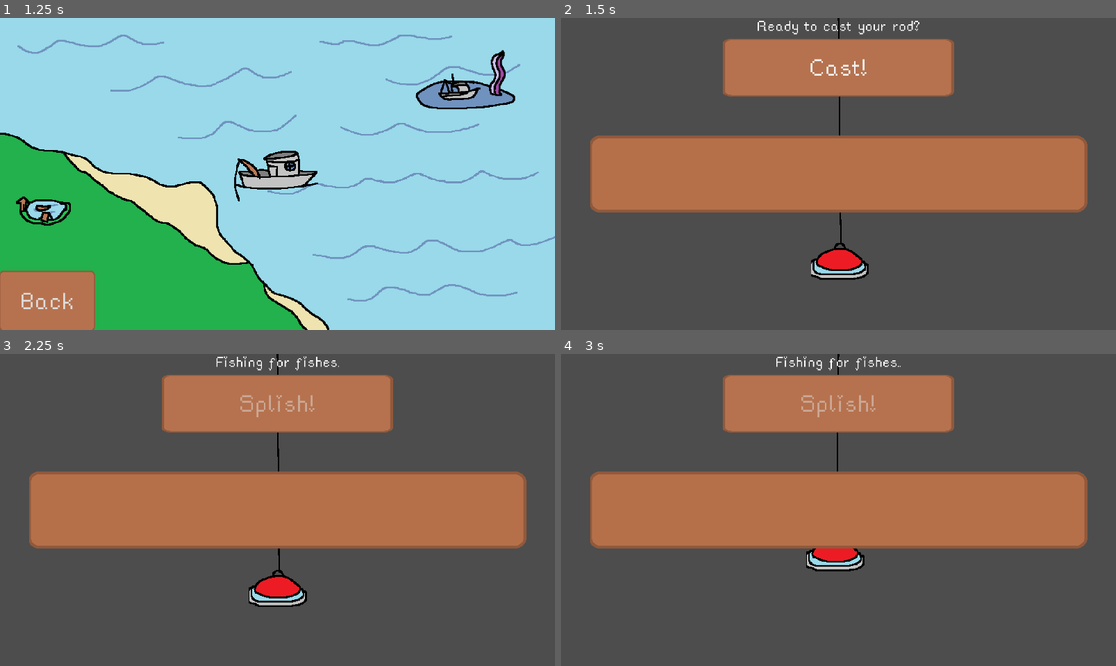
Above: before the commit, frames 1-4 (two rows, left to right).
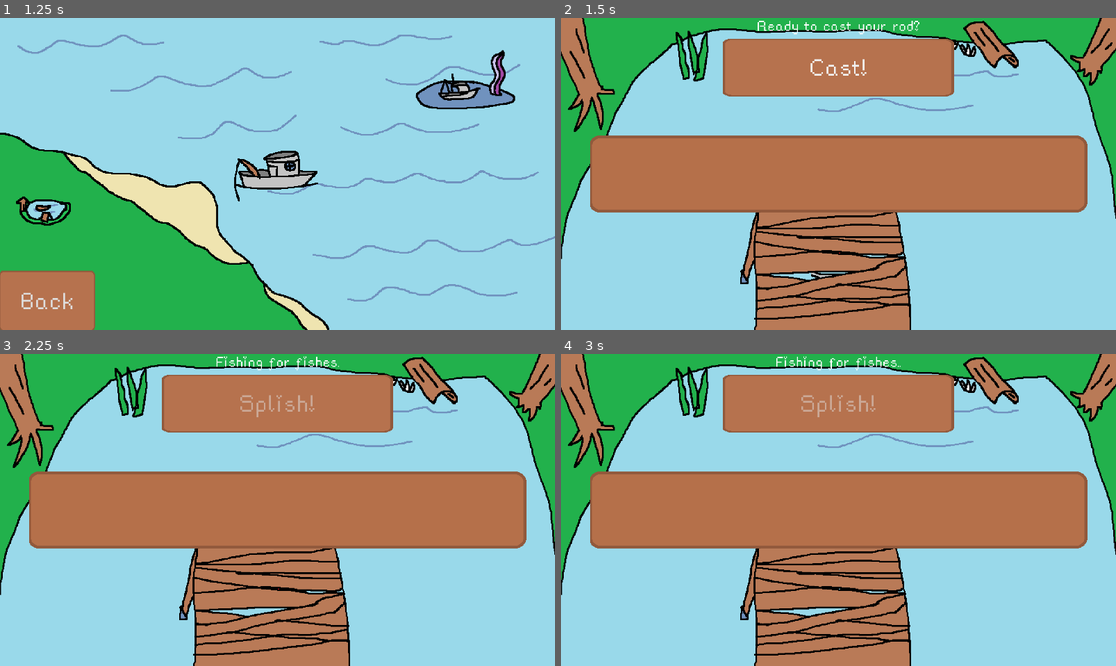
Above: after the commit, the same moments.

Repository: flowerFawn/the-key-to-fishing
Game: Godot game, scene res://scenes/main_menu.tscn
The game is run twice, just before and just after one commit, with the same random seed, the same clock (stepped at 60 frames per second) and the same inputs.
Inputs (mouse positions are in pixels of both pictures, inside the frame that each line leads up to):
- Up to frame 1 (1.25 s): click "Go fishing!" at 0.5 s
- Up to frame 2 (1.5 s): click (616, 208) at 1.25 s
- Up to frame 3 (2.25 s): click "Cast!" at 2 s
- Up to frame 4 (3 s): move the mouse to (838, 522) at 2.77 s

Frame 1 is identical in both runs. In frame 2, 70% of the frame differs, in the area x 0-100%, y 0-100%; in frame 3, 70%; in frame 4, 70%.

Commit message:
added foreground and background for easy
also fixed something I fucked up with the rick text display

Diff:
--- a/scenes/typing_scene.tscn
+++ b/scenes/typing_scene.tscn
@@ -7,6 +7,8 @@
 [ext_resource type="Script" path="res://scripts/fishing_graphics.gd" id="4_o8q2k"]
 [ext_resource type="Texture2D" uid="uid://cy2d5ayix2b6a" path="res://assets/ui/buttons/easy_inputbox.png" id="5_1f7rj"]
 [ext_resource type="Texture2D" uid="uid://dvvsvih65qakf" path="res://assets/images/bob.png" id="5_1o12r"]
+[ext_resource type="Texture2D" uid="uid://c6e3oghcymowe" path="res://assets/ui/backgrounds/easy_background.png" id="8_bcbk5"]
+[ext_resource type="Texture2D" uid="uid://uat71opfgxal" path="res://assets/ui/backgrounds/easy_foreground.png" id="9_50pos"]
 
 [node name="TypingScene" type="Node2D"]
 script = ExtResource("1_4430f")
@@ -24,7 +26,7 @@
 metadata/_edit_use_anchors_ = true
 
 [node name="InputBox" type="LineEdit" parent="CanvasLayer/Control"]
-z_index = 1
+z_index = 3
 layout_mode = 1
 anchors_preset = -1
 anchor_left = 0.5
@@ -40,7 +42,7 @@
 editable = false
 
 [node name="WordDisplay" type="Label" parent="CanvasLayer/Control"]
-z_index = 1
+z_index = 3
 layout_mode = 1
 anchors_preset = -1
 anchor_left = 0.5
@@ -56,7 +58,7 @@
 horizontal_alignment = 1
 
 [node name="CastButton" type="Button" parent="CanvasLayer/Control"]
-z_index = 1
+z_index = 3
 layout_mode = 1
 anchors_preset = -1
 anchor_left = 0.29
@@ -72,7 +74,7 @@
 
 [node name="ToFishView" type="Button" parent="CanvasLayer/Control"]
 visible = false
-z_index = 1
+z_index = 3
 layout_mode = 1
 anchors_preset = -1
 anchor_left = 0.308
@@ -91,7 +93,7 @@
 
 [node name="ToRetry" type="Button" parent="CanvasLayer/Control"]
 visible = false
-z_index = 1
+z_index = 3
 layout_mode = 1
 anchors_preset = -1
 anchor_left = 0.308
@@ -109,7 +111,7 @@
 script = ExtResource("3_7a13b")
 
 [node name="RichTextDisplay" type="RichTextLabel" parent="CanvasLayer/Control"]
-z_index = 2
+z_index = 3
 layout_mode = 1
 anchors_preset = -1
 anchor_left = 0.5
@@ -129,7 +131,7 @@
 script = ExtResource("4_54bab")
 
 [node name="VisualInputBox" type="Sprite2D" parent="CanvasLayer/Control"]
-z_index = 1
+z_index = 2
 position = Vector2(961, 540)
 scale = Vector2(2, 2)
 texture = ExtResource("5_1f7rj")
@@ -151,9 +153,21 @@
 default_color = Color(0, 0, 0, 1)
 
 [node name="Bob" type="Sprite2D" parent="FishingGraphics"]
+z_index = 1
 position = Vector2(964, 854)
 scale = Vector2(2, 2)
 texture = ExtResource("5_1o12r")
+
+[node name="Background" type="TextureRect" parent="FishingGraphics"]
+offset_right = 1920.0
+offset_bottom = 1080.0
+texture = ExtResource("8_bcbk5")
+
+[node name="Foreground" type="TextureRect" parent="FishingGraphics"]
+z_index = 2
+offset_right = 1920.0
+offset_bottom = 1080.0
+texture = ExtResource("9_50pos")
 
 [connection signal="focus_exited" from="CanvasLayer/Control/InputBox" to="." method="_on_input_box_focus_exited"]
 [connection signal="text_changed" from="CanvasLayer/Control/InputBox" to="." method="_on_input_box_text_changed"]
--- a/scripts/rich_text_display.gd
+++ b/scripts/rich_text_display.gd
@@ -56,7 +56,6 @@
 		i += 1
 	if len(goal_word) > i:
 		#adds the rest of the goal word to the end
-		coloured_text += "[/color]"
 		coloured_text += "[color=%s]" % untyped_colour
 		coloured_text += goal_word.right(len(goal_word) - (i))
 	coloured_text += "[/color]"
Binary file changed: assets/ui/backgrounds/easy_background.png
Binary file added: assets/ui/backgrounds/easy_foreground.png
Not shown, added: assets/ui/backgrounds/easy_foreground.png.import
Not shown: 1 places in scenes/typing_scene.tscn that only renumber resources
